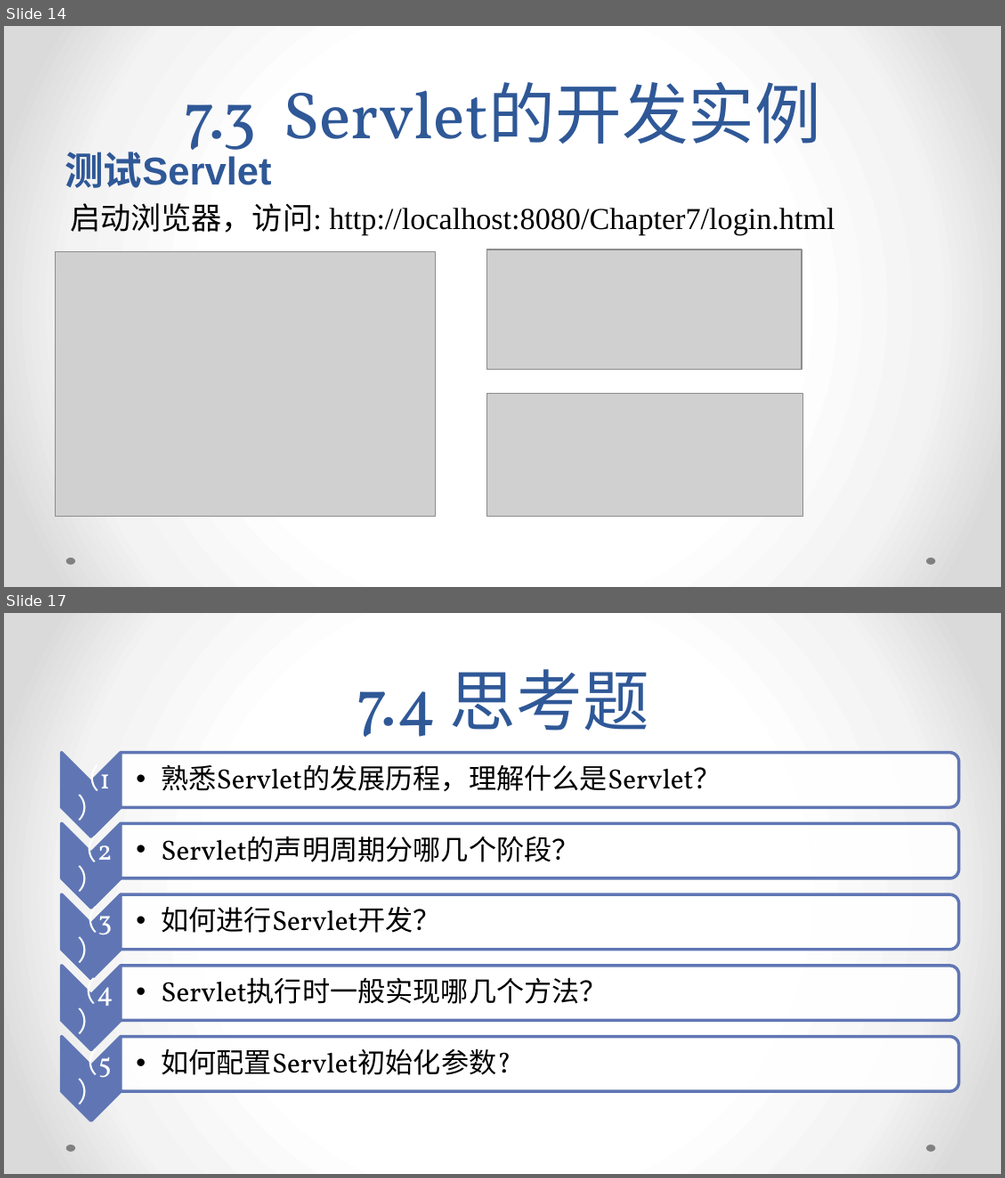
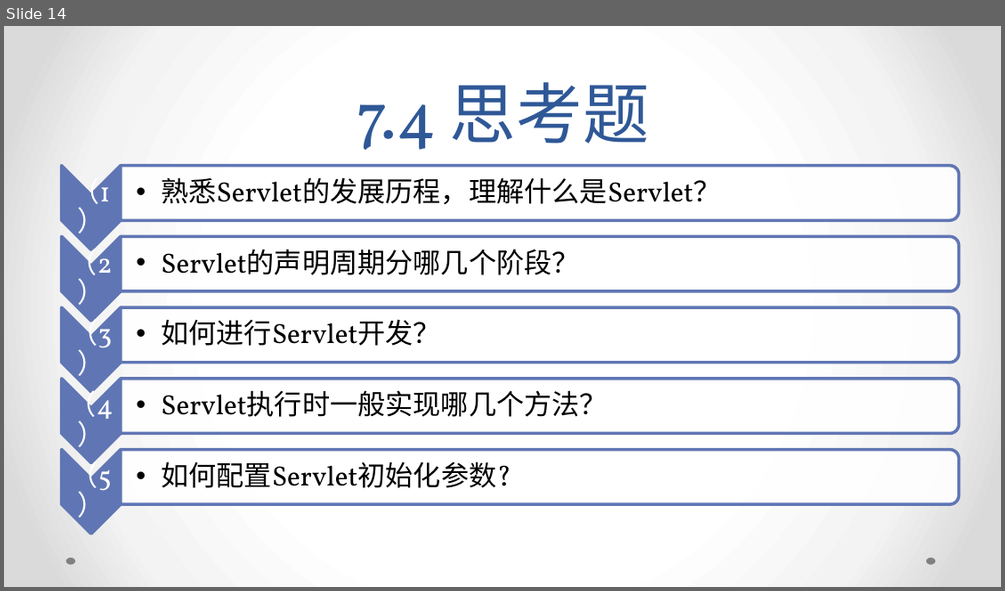
Before and after one commit to xdwenhaoyu/WEB_JSP, a slide deck: JSP PPT/第07章 Servlet编程.pptx. Shown one above the other, each under a label of ours: slides 14 and 17 before the commit, slide 14 after it; the slides between them are not shown. The pictures are 1005x1178 and 1005x591 pixels, drawn with LibreOffice and Linux fonts; fonts in the diff are those of the drawing; grey boxes stand for pictures. Boxes give left, top, right and bottom in pixels: in the first picture for what was removed or moved away, otherwise in the second. Text is boxed around its words. In the diff, an @@ line names an element or a change of style, - is before the commit and + after.

```diff
--- a/JSP PPT/第07章 Servlet编程.pptx
+++ b/JSP PPT/第07章 Servlet编程.pptx
@@ slide 14 removed at [4, 26, 1001, 587], background gradient #FFFFFF to #F4F4F4 to #DADADA; not listed: 2 template elements that a slide beside it also shows @@
@@ title removed at [184, 82, 821, 168] @@
-7.3 Servlet的开发实例
@@ text removed at [65, 145, 834, 235] @@
-测试Servlet
-启动浏览器，访问: http://localhost:8080/Chapter7/login.html
@@ picture removed at [55, 251, 435, 516] @@
@@ picture removed at [486, 249, 801, 369] @@
@@ picture removed at [486, 394, 802, 516] @@
@@ what was slide 17 is now slide 14 @@
```
Also in this commit, not shown: 1 slide changed, 1 slide added, 3 other slides removed, 8 other files.
